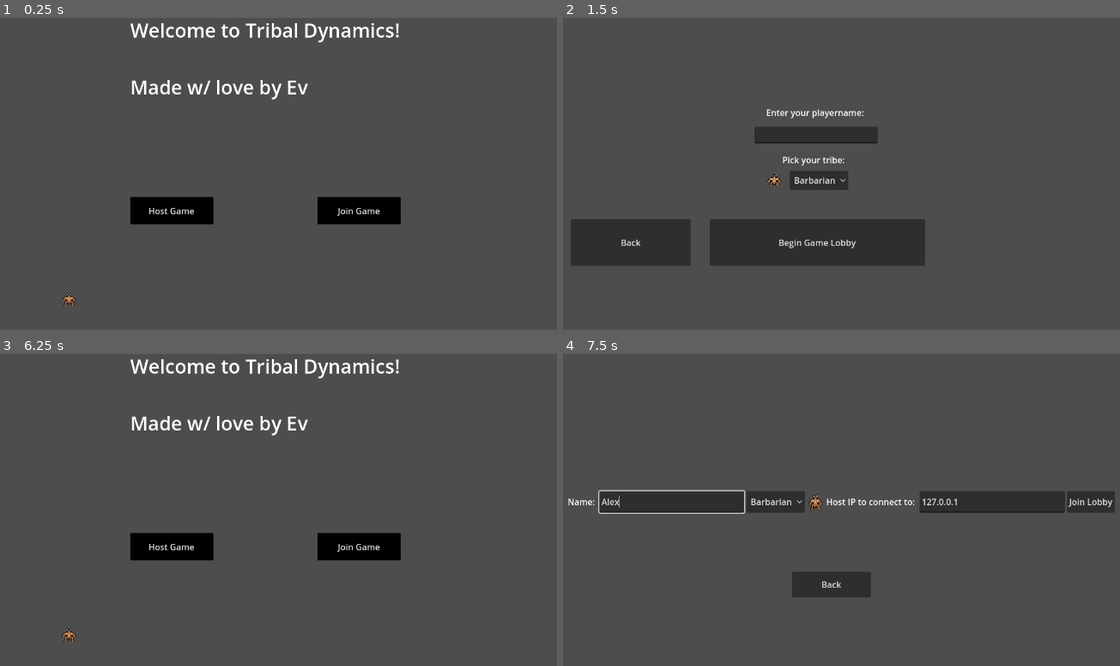
Above: before the commit, frames 1-4 (two rows, left to right).
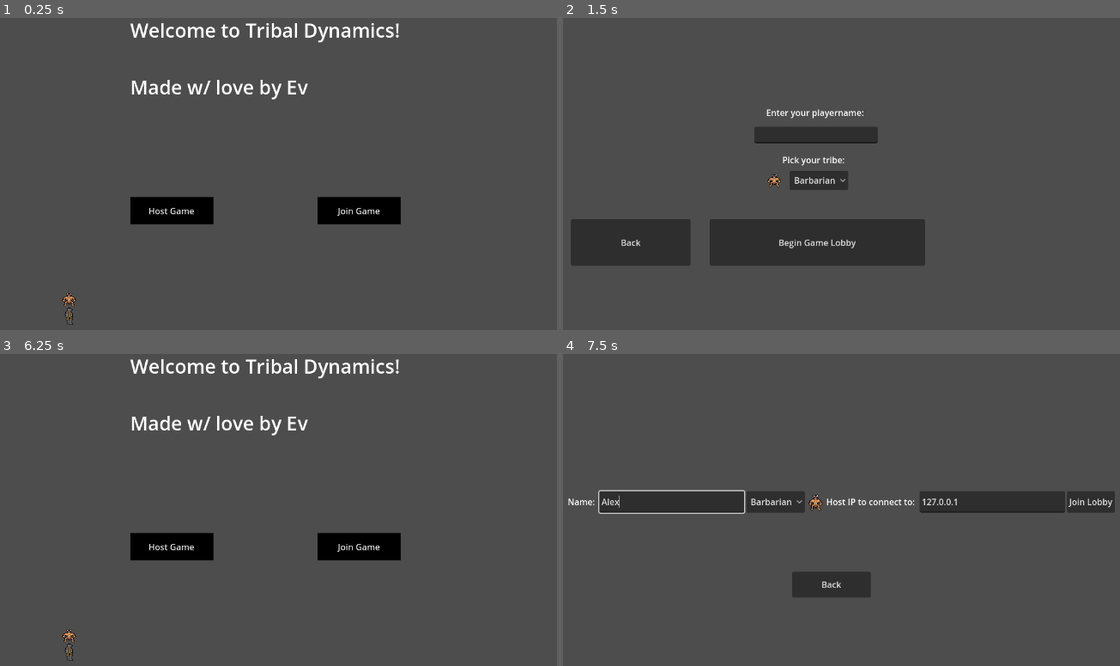
Above: after the commit, the same moments.

Repository: OneWhoLepps/TribalDynamics
Game: Godot game, scene res://Scenes/RefactoredTribalDynamics/MainScene.tscn
The game is run twice, just before and just after one commit, with the same random seed, the same clock (stepped at 60 frames per second) and the same inputs.
Inputs (mouse positions are in pixels of both pictures, inside the frame that each line leads up to):
- Up to frame 1 (0.25 s): no input
- Up to frame 2 (1.5 s): tap Enter at 0.5 s; move the mouse to (1014, 152) at 0.52 s; click (1014, 152) at 0.67 s; click "Host Game" at 1.25 s
- Up to frame 3 (6.25 s): click (250, 472) at 2.02 s; type "Alex" at 2.1 s; click "Begin Game Lobby" at 2.75 s; click (172, 444) at 3.5 s; click (172, 444) at 4.25 s; click (94, 444) at 5 s; click "Leave" at 5.75 s
- Up to frame 4 (7.5 s): click "Join Game" at 6.5 s; click (674, 500) at 7.27 s; type "Alex" at 7.35 s

The runs differ from the first frame. In frame 1, less than 0.1% of the frame differs, in the area x 11-14%, y 88-99%; in frame 2, nothing differs; in frame 3, less than 0.1%; in frame 4, nothing differs.

Commit message:
Add knight general idle anim/scene
-Added to general idle anim picker, too

Diff:
--- a/Assets/Barbarian/Animations/BarbGeneral-Idle.tscn
+++ b/Assets/Barbarian/Animations/BarbGeneral-Idle.tscn
@@ -36,5 +36,5 @@
 
 [node name="BarbGeneral" type="AnimatedSprite2D" parent="."]
 sprite_frames = SubResource("SpriteFrames_bg6yh")
-frame_progress = 0.792982
+frame_progress = 0.143921
 script = ExtResource("2_mcga8")
--- a/Assets/Barbarian/Animations/BarbGeneral.gd
+++ b/Assets/Barbarian/Animations/BarbGeneral.gd
@@ -1,11 +1,7 @@
 extends AnimatedSprite2D
 
-# Called when the node enters the scene tree for the first time.
 func _ready():
 	play("default")
-	pass # Replace with function body.
 
-
-# Called every frame. 'delta' is the elapsed time since the previous frame.
 func _process(delta):
 	pass
--- a/Assets/GeneralIdleAnim-Picker/GeneralIdleAnim-Picker.tscn
+++ b/Assets/GeneralIdleAnim-Picker/GeneralIdleAnim-Picker.tscn
@@ -1,8 +1,12 @@
-[gd_scene load_steps=2 format=3 uid="uid://btvehvw0fkxi0"]
+[gd_scene load_steps=3 format=3 uid="uid://btvehvw0fkxi0"]
 
 [ext_resource type="PackedScene" uid="uid://cwtijk6a5jivs" path="res://Assets/Barbarian/Animations/BarbGeneral-Idle.tscn" id="1_1bfr3"]
+[ext_resource type="PackedScene" uid="uid://c5hptt5ef61w0" path="res://Assets/Knight/Animations/KnightGeneral-idle.tscn" id="2_tb1yv"]
 
 [node name="GeneralIdleAnim-picker" type="Node2D"]
 
 [node name="BarbGeneral-idle" parent="." instance=ExtResource("1_1bfr3")]
 position = Vector2(14, 13)
+
+[node name="KnightGeneral-idle" parent="." instance=ExtResource("2_tb1yv")]
+position = Vector2(14, 37)
--- /dev/null
+++ b/Assets/Knight/Animations/KnightGeneral-idle.tscn
@@ -0,0 +1,40 @@
+[gd_scene load_steps=7 format=3 uid="uid://c5hptt5ef61w0"]
+
+[ext_resource type="Texture2D" uid="uid://cv00342txwfc5" path="res://Assets/Knight/Tribal_Dynamics_KnightGeneral_AnimationsIdle.png" id="1_pffv1"]
+[ext_resource type="Script" path="res://Assets/Knight/Animations/KnightGeneral.gd" id="2_31x50"]
+
+[sub_resource type="AtlasTexture" id="AtlasTexture_mop55"]
+atlas = ExtResource("1_pffv1")
+region = Rect2(48, 0, 48, 48)
+
+[sub_resource type="AtlasTexture" id="AtlasTexture_06qgc"]
+atlas = ExtResource("1_pffv1")
+region = Rect2(0, 0, 48, 48)
+
+[sub_resource type="AtlasTexture" id="AtlasTexture_uj2ma"]
+atlas = ExtResource("1_pffv1")
+region = Rect2(0, 48, 48, 48)
+
+[sub_resource type="SpriteFrames" id="SpriteFrames_54hsc"]
+animations = [{
+"frames": [{
+"duration": 1.0,
+"texture": SubResource("AtlasTexture_mop55")
+}, {
+"duration": 1.0,
+"texture": SubResource("AtlasTexture_06qgc")
+}, {
+"duration": 1.0,
+"texture": SubResource("AtlasTexture_uj2ma")
+}],
+"loop": true,
+"name": &"default",
+"speed": 3.0
+}]
+
+[node name="KnightGeneral-idle" type="Node2D"]
+
+[node name="KnightGeneral" type="AnimatedSprite2D" parent="."]
+sprite_frames = SubResource("SpriteFrames_54hsc")
+frame_progress = 0.736435
+script = ExtResource("2_31x50")
--- /dev/null
+++ b/Assets/Knight/Animations/KnightGeneral.gd
@@ -0,0 +1,7 @@
+extends AnimatedSprite2D
+
+func _ready():
+	play("default")
+
+func _process(delta):
+	pass
